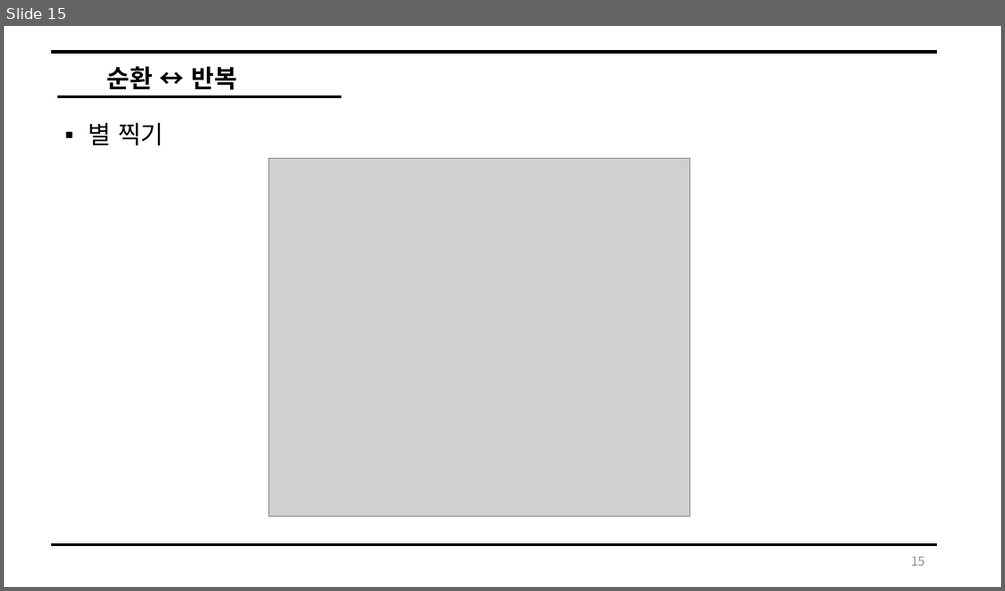
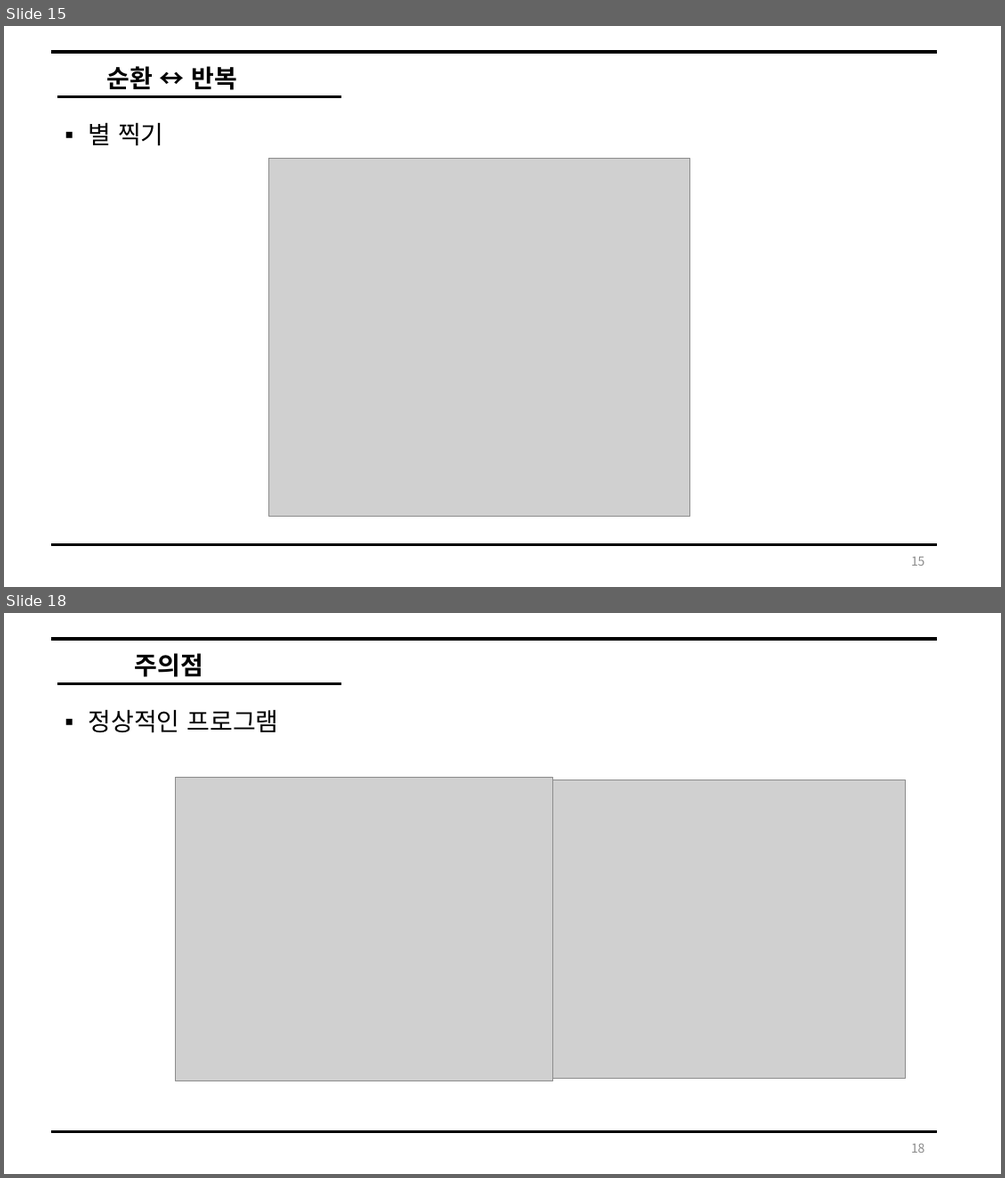
Before and after one commit to 17-76018348/Winter_2019, a slide deck: Data Structure/자료구조_순환.pptx. Shown one above the other, each under a label of ours: slide 15 before the commit, slides 15 and 18 after it; the slides between them are not shown. The pictures are 1005x591 and 1005x1178 pixels, drawn with LibreOffice and Linux fonts; fonts in the diff are those of the drawing; grey boxes stand for pictures. Boxes give left, top, right and bottom in pixels: in the first picture for what was removed or moved away, otherwise in the second. Text is boxed around its words. In the diff, an @@ line names an element or a change of style, - is before the commit and + after.

```diff
--- a/Data Structure/자료구조_순환.pptx
+++ b/Data Structure/자료구조_순환.pptx
@@ slide 18 added at (x1=4, y1=613, x2=1001, y2=1174), background #FFFFFF @@
@@ line added from (51, 639) to (938, 639), #000000 3 pt @@
@@ text added at (x1=135, y1=653, x2=203, y2=677), 24 pt, text #000000, bold @@
+주의점
@@ line added from (57, 684) to (341, 684), #000000 3 pt @@
@@ text added at (x1=89, y1=709, x2=279, y2=733), 24 pt, text #000000 @@
+▪ 정상적인 프로그램
@@ picture added at (x1=176, y1=777, x2=553, y2=1081) @@
@@ picture added at (x1=424, y1=779, x2=906, y2=1078) @@
@@ line added from (51, 1132) to (938, 1132), #000000 3 pt @@
@@ page number added at (x1=911, y1=1143, x2=925, y2=1152), 12 pt, text #8C8C8C @@
+18
```
Also in this commit, not shown: 3 slides changed, 2 other slides added.
